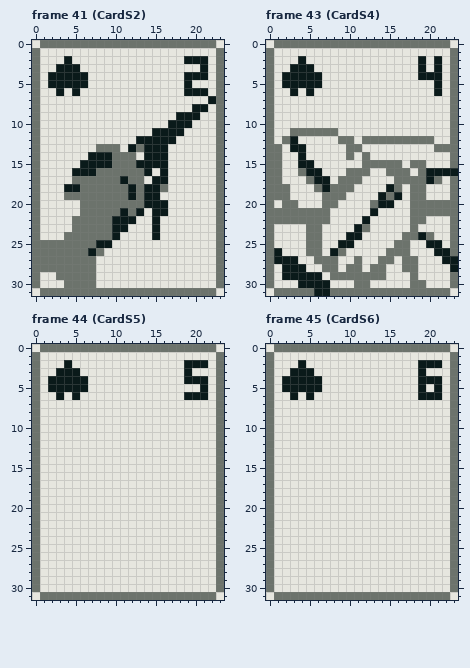
Two states of a pixel-art file, assets/atlas/card.aseprite. Above is the file before it was changed.
24x32 pixels, 60 frames. Shown: frame 41 (CardS2), frame 43 (CardS4), frame 44 (CardS5), frame 45 (CardS6). The commit also changed other frames, which this record leaves out.
And afterwards:
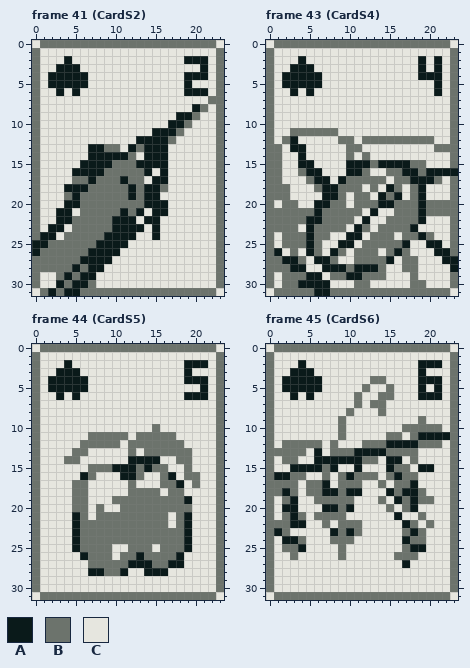
Palette (. is transparent): A #0a1a1a  B #6c736c  C #e6e6df
Change:
Changed rows in their new state; - is an unchanged pixel.
Frame 41 (CardS2), layer "face":
first column x 0:
 7 ----------------------B
 8 ---------------------B-
 9 --------------------B--
10 -------------------B---
11 ------------------B----
12 -----------------B-----
13 -------AA--------------
14 ----------AA-----------
16 --------A--------------
17 -------A---------------
18 ------A----------------
19 -----A-----------------
20 ----AA-----------------
21 ---AA------------------
22 ---AA---------A--------
23 --AA--------AA---------
24 -AA------A-AA----------
25 AA--------AA-----------
26 A-------AAA------------
27 ------AAAA-------------
28 -----A-AA--------------
29 ----A-AA---------------
30 ---A-AA----------------
31 --A-AA-----------------
Frame 43 (CardS4), layer "face":
first column x 1:
15 ---------AAA-AAAA--
16 ---------AA-----AA-
17 --------A--BBB---AA
18 -------A--B-B-----A
19 ------AA--BB------A
20 -----AA-B-BB---BB-A
21 -----A-BBBB----BB-A
22 ----AA-BBB----BBB-A
23 BBB-A-BBB----BBBBA-
24 -BBBA-B-----BBB----
25 -BBBA------BBBB-A--
26 --B-A-----BBB--A---
27 B--B-AA----BB-A----
28 BB----AAA-AAA------
29 -BBB-----AA--------
30 -BB----------------
Frame 44 (CardS5), layer "face":
first column x 4:
10 -----------B-----
11 ---BBBBB-BBBBB---
12 --BBBBB-BBBBBBB--
13 -BB-----B-BBBBBB-
14 BB------AAAA--BB-
15 ---BBBAAABABB--B-
16 --AB---AAB--BA-BB
17 -BB-----B---BBA-B
18 -BB-----BBBB-BB--
19 -BB---BBBBBBBBBA-
20 -BB-B--BBBBBBBBB-
21 -AB-BBBBBBBBB-BA-
22 -ABBBBBBBBBBB-BA-
23 -ABBBBBBBBBBBBBA-
24 -ABBBBBBBBBBBBBA-
25 -ABBBB--BBB-BBBA-
26 --ABBB-BBABBBBA--
27 ---BBBBBAAABBAA--
28 ---AABBA--AAA----
Frame 45 (CardS6), layer "face":
first column x 1:
 4 ------------BB--------
 5 -----------B--B-------
 6 ----------B--BB-------
 7 ----------B-BB--------
 8 ---------B---B--------
 9 --------B---------B---
10 --------B-------BBBBB-
11 --------B-----BB-BAAAA
12 -BBBBB-B---BBBAAAABBB-
13 BBBB-A-BBBAAAABBBB----
14 -BB--AAAAAABB-AA-B----
15 --AAAABA--A---ABB-AA--
16 AABB--B-BABBB-BABB----
17 BBB-BBA-BBB--B-BBA----
18 BAB-BBAABAA---ABAAB---
19 -BA--BBBBB---B-ABABB--
20 -AA---AABA----B-BA----
21 -BAB-BBBB------A--B---
22 BBAA--B-BBB-----AB-B--
23 AB-----ABAB-----BAB---
24 -AAB---BBB------ABB---
25 -BBA----B-------BAA---
26 --B-----B------BBB----
27 ----------------A-----
